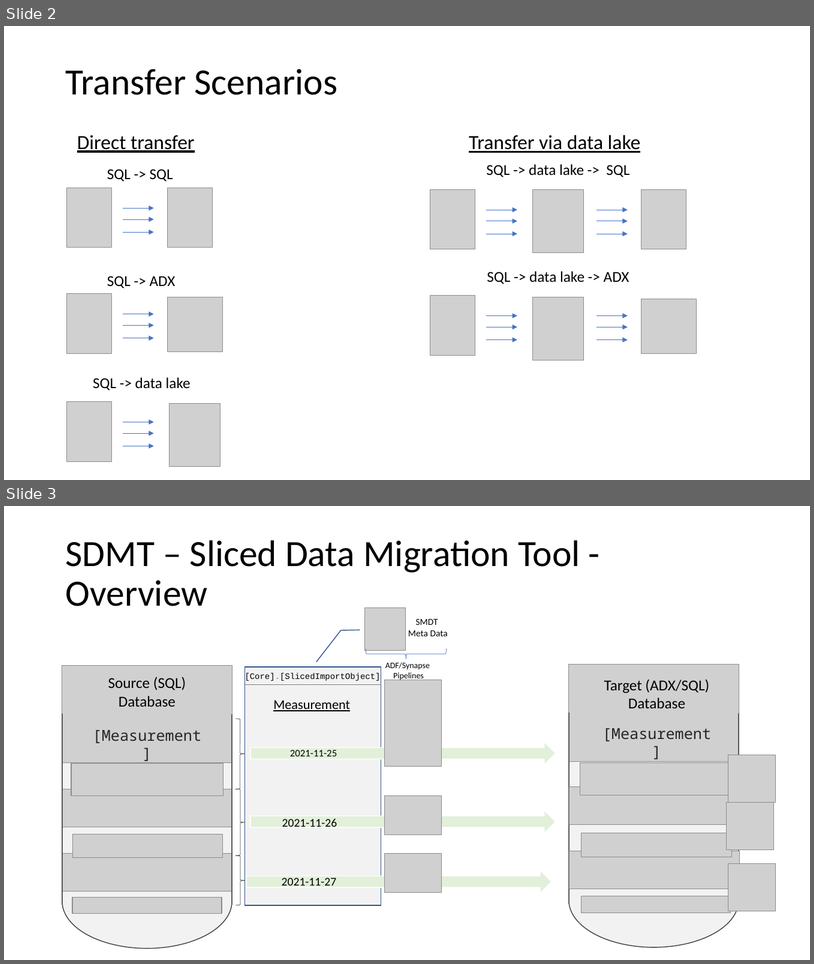
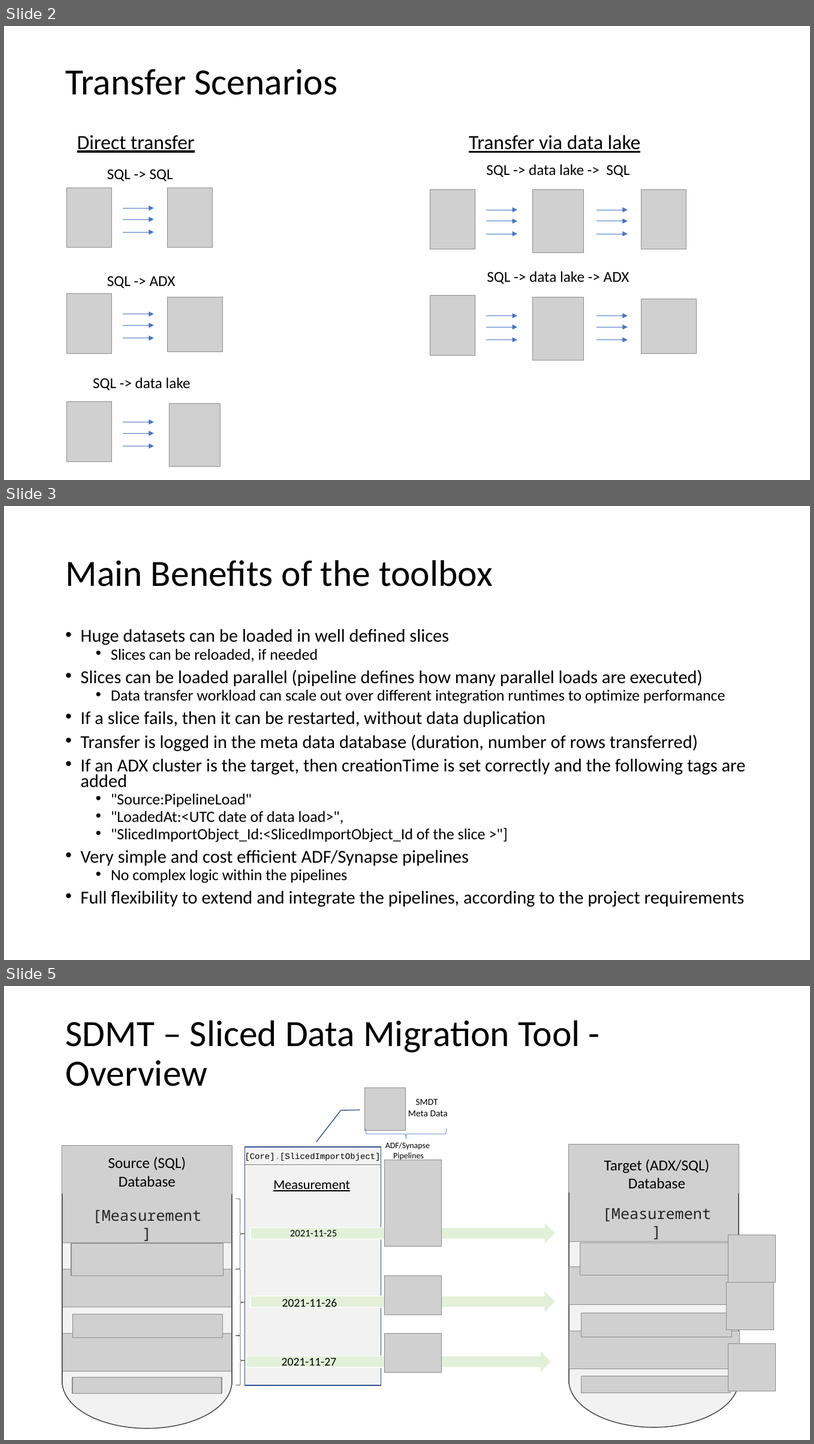
Before and after one commit to meinradweiss/SwissArmyKnife, a slide deck: docs/ADF_SynapsePipelines/PPT/SlicedDataMigrationToolbox.pptx. Shown one above the other, each under a label of ours: slides 2 and 3 before the commit, slides 2, 3 and 5 after it; the slides between them are not shown. The pictures are 814x964 and 814x1444 pixels, drawn with LibreOffice and Linux fonts; fonts in the diff are those of the drawing; grey boxes stand for pictures. Boxes give left, top, right and bottom in pixels: in the first picture for what was removed or moved away, otherwise in the second. Text is boxed around its words. In the diff, an @@ line names an element or a change of style, - is before the commit and + after.

Commit message:
PPT updated and minor updates on SP's

```diff
--- a/docs/ADF_SynapsePipelines/PPT/SlicedDataMigrationToolbox.pptx
+++ b/docs/ADF_SynapsePipelines/PPT/SlicedDataMigrationToolbox.pptx
@@ slide 3 added at (4, 506, 810, 960), background #FFFFFF @@
@@ title added at (65, 560, 492, 586), 44 pt, text #000000 @@
+Main Benefits of the toolbox
@@ text added at (81, 629, 746, 907), 21.7 pt, text #000000 @@
+• Huge datasets can be loaded in well defined slices
+  • Slices can be reloaded, if needed
+• Slices can be loaded parallel (pipeline defines how many parallel loads are executed)
+  • Data transfer workload can scale out over different integration runtimes to optimize performance
+• If a slice fails, then it can be restarted, without data duplication
+• Transfer is logged in the meta data database (duration, number of rows transferred)
+• If an ADX cluster is the target, then creationTime is set correctly and the following tags are added
+  • "Source:PipelineLoad"
+  • "LoadedAt:<UTC date of data load>",
+  • "SlicedImportObject_Id:<SlicedImportObject_Id of the slice >"]
+• Very simple and cost efficient ADF/Synapse pipelines
+  • No complex logic within the pipelines
+• Full flexibility to extend and integrate the pipelines, according to the project requirements
@@ what was slide 3 is now slide 5 @@
```
Also in this commit, not shown: 1 slide changed, 9 other slides added, 1 slide removed, 10 other files.
